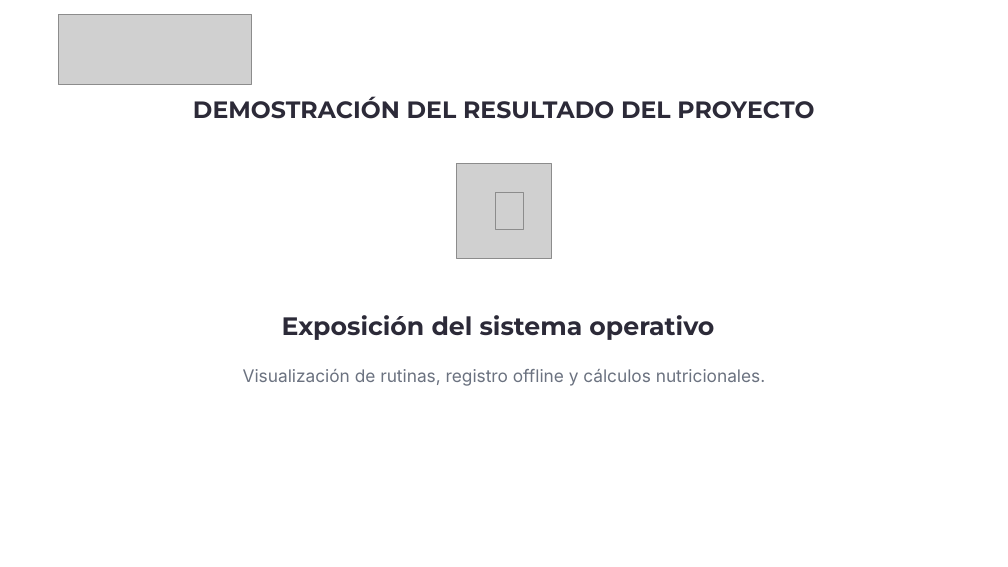
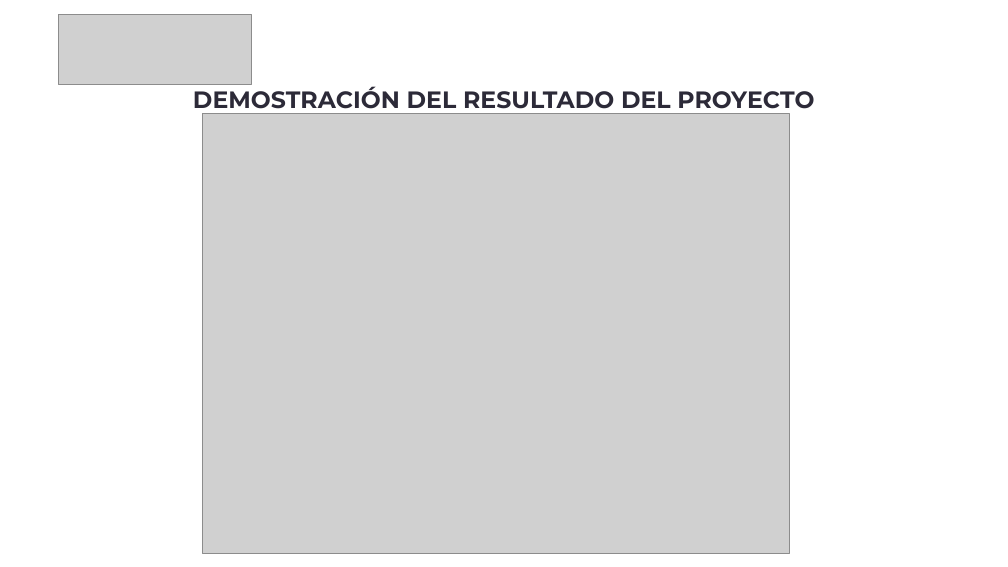
Before and after one commit to DanBetTap/800D-Equipo09, a slide deck: slide 11 of Fase 3/Evidencias Grupales/Presentación Final del proyecto.pptx. Drawn at 1008x567 pixels with LibreOffice and Linux fonts; fonts in the diff are those of the drawing; grey boxes stand for pictures. Boxes give left, top, right and bottom in pixels: in the first picture for what was removed or moved away, otherwise in the second. Text is boxed around its words. In the diff, an @@ line names an element or a change of style, - is before the commit and + after.

```diff
--- a/Fase 3/Evidencias Grupales/Presentación Final del proyecto.pptx
+++ b/Fase 3/Evidencias Grupales/Presentación Final del proyecto.pptx
@@ text "DEMOSTRACIÓN DEL RESULTADO DEL PROYECTO" rewrapped from (193, 96, 814, 119) to (193, 86, 814, 114) @@
@@ picture added at (203, 113, 789, 554) @@
@@ picture removed at (457, 164, 551, 259) @@
@@ picture removed at (495, 192, 524, 230) @@
@@ text removed at (282, 315, 714, 340) @@
-Exposición del sistema operativo
@@ text removed at (243, 369, 765, 386) @@
-Visualización de rutinas, registro offline y cálculos nutricionales.
```
Also in this commit, not shown: 1 other slide changed.
